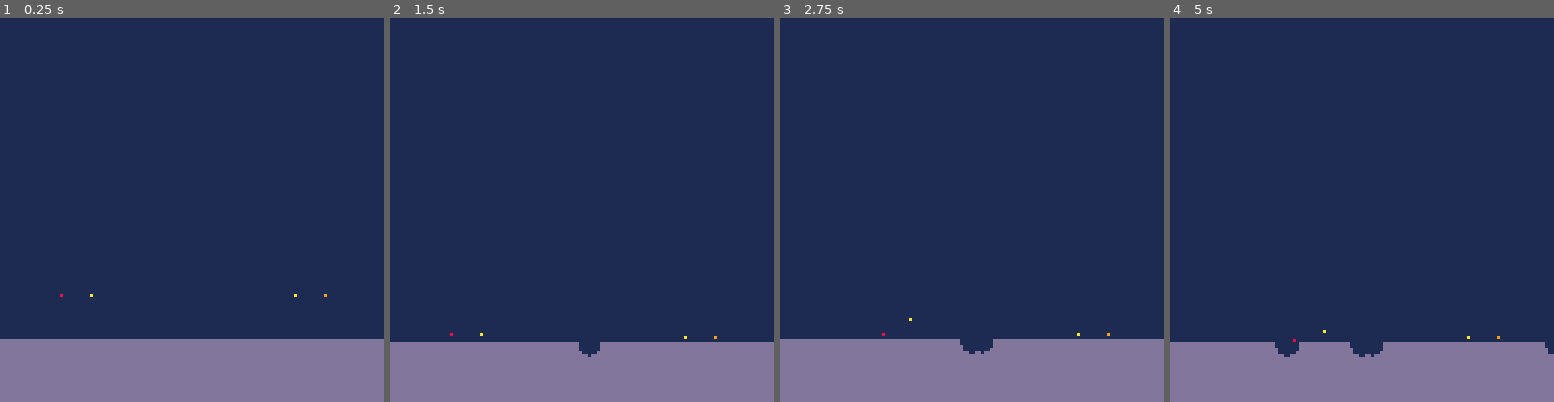
Above: before the commit, frames 1-4 (left to right).
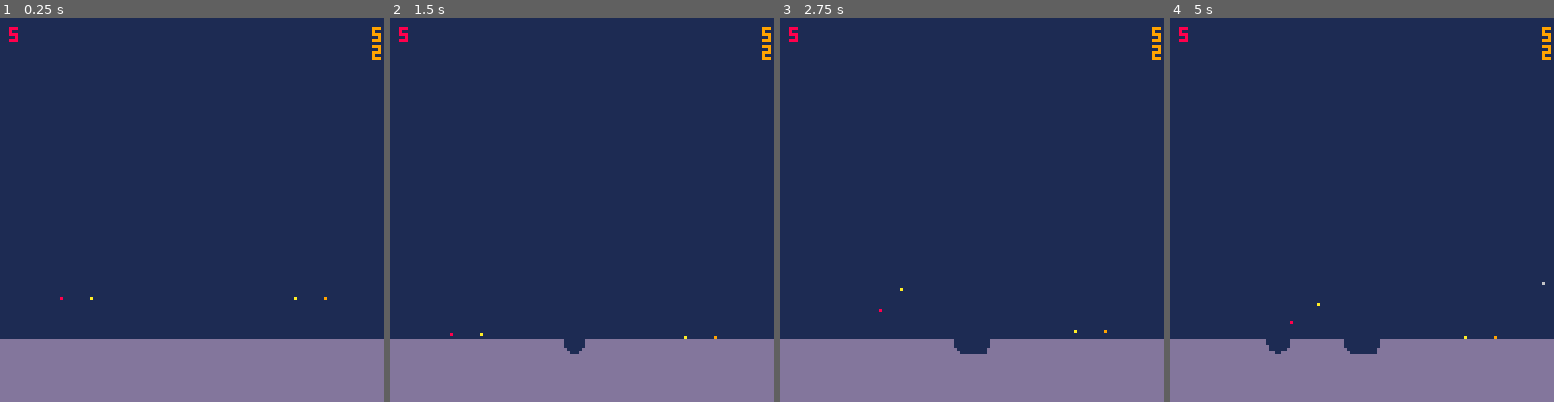
Above: after the commit, the same moments.

Repository: iamapea/miniature_jam
Game: PICO-8 cartridge mini.p8
The game is run twice, just before and just after one commit, with the same random seed, the same clock (stepped at 60 frames per second) and the same inputs.
Inputs:
- Up to frame 1 (0.25 s): no input
- Up to frame 2 (1.5 s): tap X (X key) at 0.33, 1.07 s; tap O (Z key) at 0.7 s
- Up to frame 3 (2.75 s): hold Right 1.6-2.1 s; tap O (Z key) at 1.7, 2.1, 2.5 s; tap X (X key) at 1.85 s; hold Up 2.15-2.42 s; hold Right from 2.47 s (still down)
- Up to frame 4 (5 s): tap O (Z key) every 0.4 s from 2.9 to 4.9 s; tap X (X key) at 2.97, 4.08 s; release Right at 3.03 s; hold Left 3.08-3.58 s; hold Down 3.63-3.97 s; hold Right 4.02-4.68 s; hold Up from 4.73 s (still down)

The runs differ from the first frame. In frame 1, 0.3% of the frame differs, in the area x 2-100%, y 2-74%; in frame 2, 1.2%; in frame 3, 0.4%; in frame 4, 1.2%, in the area x 0-100%, y 2-89%.

Commit message:
lives and death (and game over)

Diff:
--- a/mini.p8
+++ b/mini.p8
@@ -4,30 +4,32 @@
 -- init -------------------
 -- hello world!
 function _init()
+ state = "play"
  -- game constants
  player_speed_x = 0.3
  jump_speed = 1
  bullet_speed = 1
  world_size_x = 127
  world_size_y = 127
- aim_speed = 0.01
+ aim_speed = 0.015
  ground_color = 13
  ground_height = 20
  grav_acc_bullet = 0.01
- grav_acc_player = 0.04
+ grav_acc_player = 0.05
  cooldown_bullet = 60
+ lives = 5
  player_spawn_y = world_size_y-ground_height-20
  -- visual parameters
  col_players = {8,9}
  col_ch = 10 --crosshair
  col_bullet = 6
  -- create players
- p1 = new_player(20,player_spawn_y,
+ p1 = new_player(1,20,player_spawn_y,
                  col_players[1],
-                 -.5,0)
- p2 = new_player(108,player_spawn_y,
+                 -.5,0,lives)
+ p2 = new_player(2,108,player_spawn_y,
                  col_players[2],
-                 .5,0)
+                 .5,0,lives)
  players = {p1,p2}
  -- bullets
  bullets = {}
@@ -36,6 +38,8 @@
  --screen shake variables
  intensity = 0
  shake_control = 5
+ --state variables
+ winner = nil --idx of player when state == over
 end
 
 function init_ground()
@@ -92,6 +96,7 @@
  end
  collision_bullets(p)
  cleanup_bullets()
+ update_state()
 end
 
 function move_player(t)
@@ -138,15 +143,30 @@
  end
  --draw players
  for p in all(players) do
-  pset(p.x,p.y,p.c)
-  pset(p.x,p.y,p.c)
-  --draw crosshair
-  pset(p.x+cos(p.aim/2+0.25)*10,
-       p.y+sin(p.aim/2+0.25)*10,col_ch)
+  if p.exists then
+	  pset(p.x,p.y,p.c)
+	  --draw crosshair
+	  pset(p.x+cos(p.aim/2+0.25)*10,
+	       p.y+sin(p.aim/2+0.25)*10,col_ch)
+	 end
  end
  --draw bullets
  for b in all(bullets) do
   pset(b.x,b.y,col_bullet)
+ end
+ --draw lives
+ pos_x = {3,124}
+ pos_y = {3,3}
+ for i = 1,#players do
+  print(players[i].lives,
+        pos_x[i],pos_y[i],
+        players[i].c)
+ end
+ -- game over screen
+ print(#players)
+ if state == "over" then
+  print("player "..winner.." wins!",
+        40,64,players[winner].c)
  end
  -- debug
  --print(players[1].aim)
@@ -180,9 +200,10 @@
  return it
 end
 
-function new_player(x,y,c,aim,
-                    cool)
+function new_player(n,x,y,c,aim,
+                    cool,lives)
  it = {}
+ it.n = n --player number
  it.x = x --position
  it.y = y
  it.vx = 0 --velocity
@@ -191,10 +212,12 @@
  it.c = c --color
  it.aim = aim
  it.cooldown = cool
+ it.lives = lives
  it.is_explosive = false
  it.is_airborne = true
  it.jumps = false
  it.exploded = false
+ it.exists = true
  it.remove = false
  return it
 end
@@ -327,27 +350,48 @@
   end
  end
  --check distance to players
+ i_dead_players = {}
  for i = 1,#players do
   p = players[i]
   if distance(p,t) < t.exp_rad then
-   kill_player(i)
-  end
- end
-end
-
-function kill_player(index)
+   if handle_death(i) then
+    add(i_dead_players,i)
+   end
+  end
+ end
+ --remove players w/o lives left
+ for i in all(i_dead_players) do
+  players[i].exists = false
+ end
+end
+
+function handle_death(idx)
+ -- if a player has no lives,
+ --its index is returned
  spawn_x = flr(rnd(100))+14
  if spawn_x > 64 then
   spawn_aim = .5
  else
   spawn_aim = -.5
  end
- cd_tmp=players[index].cooldown
- players[index] =
-   new_player(flr(rnd(120))+3,
-              player_spawn_y,
-              col_players[index],
-              spawn_aim,cd_tmp)
+ players[idx].lives -= 1
+ if players[idx].lives == 0 then
+  return idx
+ else
+  respawn(idx)
+ end
+ return nil
+end
+
+function respawn(idx)
+ cd_tmp=players[idx].cooldown
+ lives_tmp=players[idx].lives
+ players[idx] =
+  new_player(idx,flr(rnd(120))+3,
+             player_spawn_y,
+             col_players[idx],
+             spawn_aim,cd_tmp,
+             lives_tmp)
 end
 -->8
 -- input --------------------
@@ -403,7 +447,23 @@
 	end --for i in 1,#players
 end
 -->8
--- util -----------------
+-- game state and util -------
+function update_state()
+ if state == "play" then
+  --only surviving player wins
+  i_existing = {}
+  for i = 1,#players do
+   if players[i].exists then
+    add(i_existing,i)
+   end
+  end
+  if #i_existing == 1 then
+   winner = i_existing[1]
+   state = "over"
+  end
+ end
+end
+
 function distance(a,b)
  return sqrt((a.x - b.x)^2 +
              (a.y - b.y)^2)
